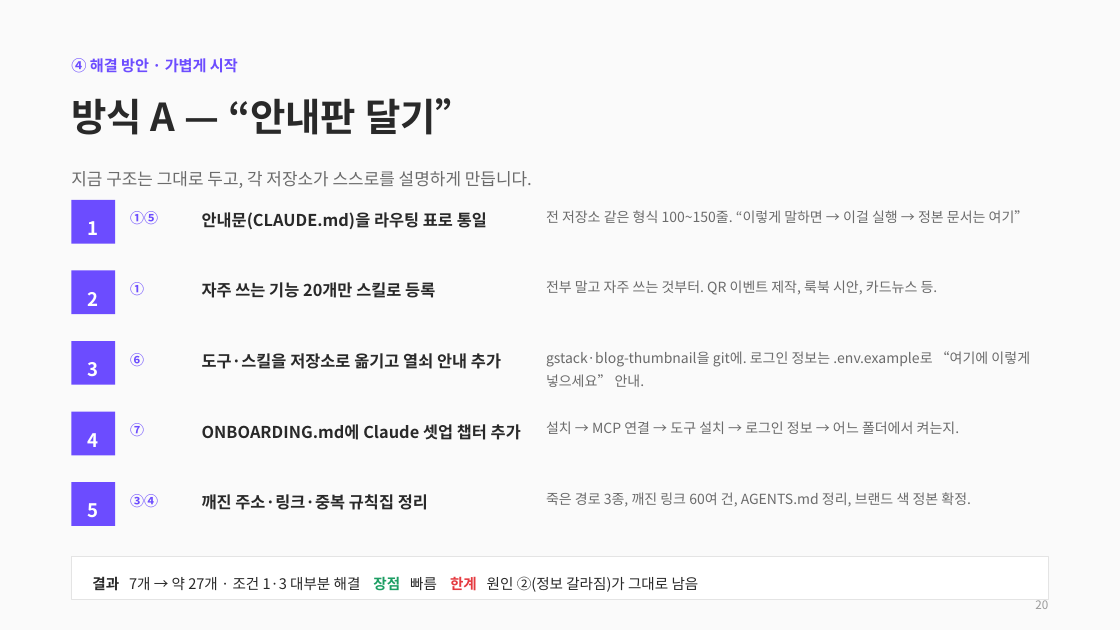
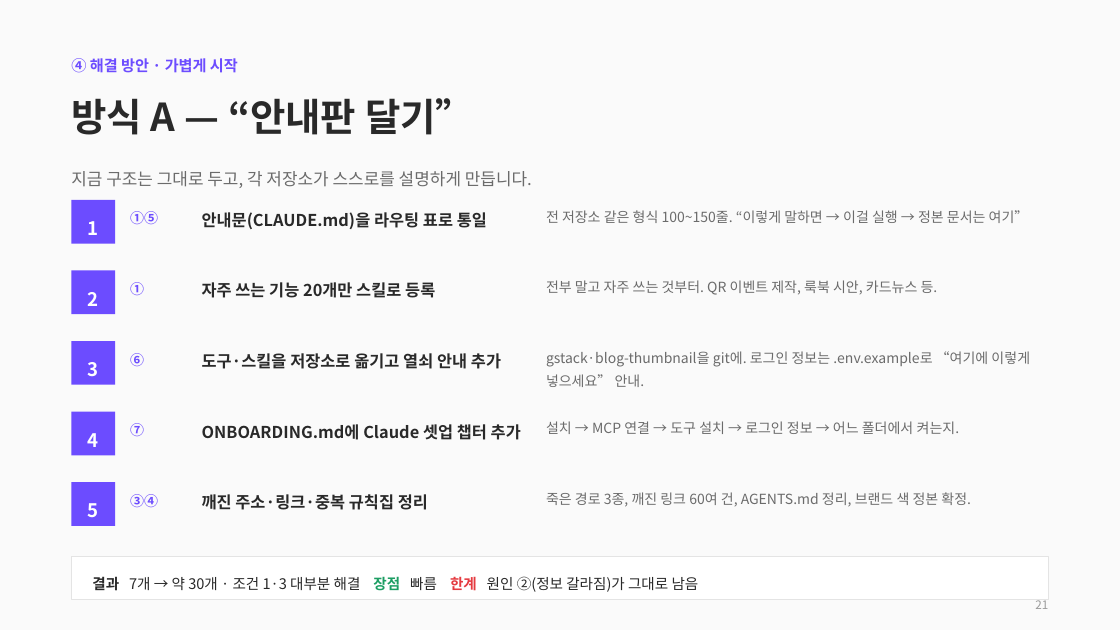
Before and after one commit to CdBd-in/design, a slide deck: slide 21 of CdBd 문서 체계 진단 및 개편 제안.pptx (slide 20 before the commit). Drawn at 1120x630 pixels with LibreOffice and Linux fonts; fonts in the diff are those of the drawing. Boxes give left, top, right and bottom in pixels: in the first picture for what was removed or moved away, otherwise in the second. Text is boxed around its words. In the diff, an @@ line names an element or a change of style, - is before the commit and + after.

```diff
--- a/CdBd 문서 체계 진단 및 개편 제안.pptx
+++ b/CdBd 문서 체계 진단 및 개편 제안.pptx
@@ text at bbox=[92, 576, 699, 592]: text changed @@
-결과 7개 → 약 27개 · 조건 1·3 대부분 해결 장점 빠름 한계 원인 ②(정보 갈라짐)가 그대로 남음
+결과 7개 → 약 30개 · 조건 1·3 대부분 해결 장점 빠름 한계 원인 ②(정보 갈라짐)가 그대로 남음
@@ text at bbox=[1035, 600, 1048, 609]: text changed @@
-20
+21
```
Also in this commit, not shown: 17 other slides changed, 1 slide added, 1 other file.
